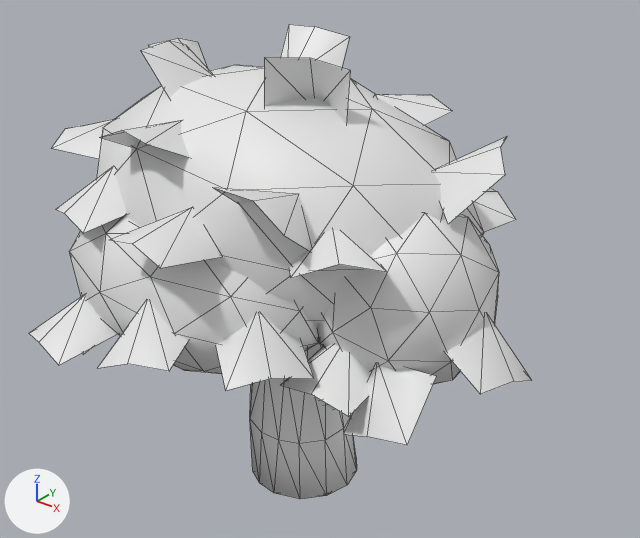
The FBX model Models/prop_bush.fbx as it was, and as the next commit left it.
The view is the same before and after, from a 50 mm lens placed at (2.1, -2.51, 2.57), pointed at (-0.35, 0.55, 0.68). The lights are fixed; the arrows at lower left show +X, +Y and +Z. The first picture is the older version. Mesh edges are drawn as thin lines. Vertices at exactly the same position are counted once.

Names of what the first picture shows: 'Plane.002', 'bush', 'trunk'.
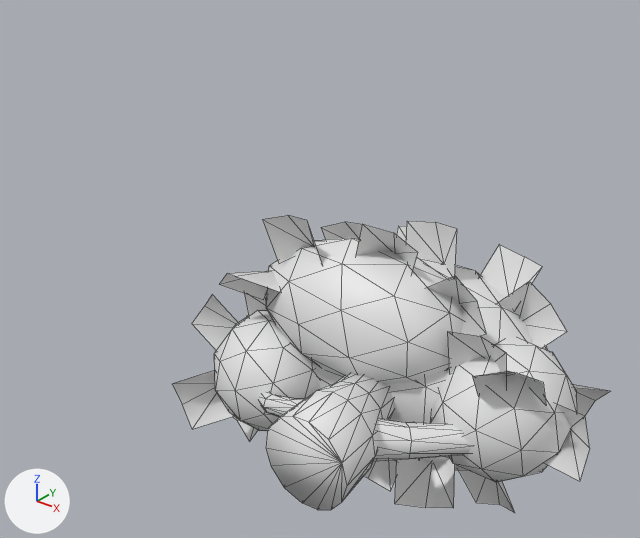
Pixel boxes [x1, y1, x2, y2] of what changed, in the pictures (640 x 538 px; the box of a moved part takes in the faces that stretch with it):
'bush', reshaped (7% shorter)
    before: [69, 65, 499, 384]
    after: [172, 215, 610, 513]
'Plane.002', deleted
    before: [29, 25, 531, 445]
'trunk', deleted
    before: [250, 339, 357, 499]
part 1 of me_plane, moved or reshaped (mostly hidden afterwards)
    before: [97, 65, 484, 325]
    after: [314, 258, 548, 471]
part 2 of me_plane, moved or reshaped (not visible before)
    after: [214, 310, 321, 431]
part 3 of me_plane, moved or reshaped
    before: [317, 214, 499, 384]
    after: [430, 338, 577, 482]
part 4 of me_plane, moved or reshaped
    before: [69, 215, 319, 373]
    after: [265, 238, 464, 384]
part 5 of me_plane, added
    after: [172, 215, 610, 513]

What the commit changed:
me_plane is used by ob_bush; location (0.0, 0.0, 0.0).
me_plane had 158 vertices, 265 faces and spanned x -1.25..0.83, y -0.65..0.74, z 0.43..1.76.
me_plane now has 497 vertices, 628 faces and spans x -1.46..0.99, y 0.0..1.87, z -0.92..0.84.
me_plane part 1: the loose piece of 42 vertices spanning x -1.13..0.65, y -0.52..0.74, z 0.69..1.76 is turned -90 degrees about the x axis through the mesh origin.
me_plane part 2: the loose piece of 40 vertices spanning x -1.25..-0.48, y -0.13..0.6, z 0.43..1.15 is turned -90 degrees about the x axis through the mesh origin.
me_plane part 3: the loose piece of 37 vertices spanning x 0.12..0.83, y -0.32..0.4, z 0.64..1.39 is turned -90 degrees about the x axis through the mesh origin.
me_plane part 4: the loose piece of 35 vertices spanning x -0.99..0.28, y -0.65..0.1, z 0.58..1.29 is turned -90 degrees about the x axis through the mesh origin.
me_plane part 5: 343 vertices added at x -1.46..0.99, y 0.0..1.87, z -0.92..0.84.
Other edits to the shape of me_plane do not show in these pictures.
Object 'trunk' (ob_trunk) is deleted.
Object 'Plane.002' (ob_plane_002) is deleted.
